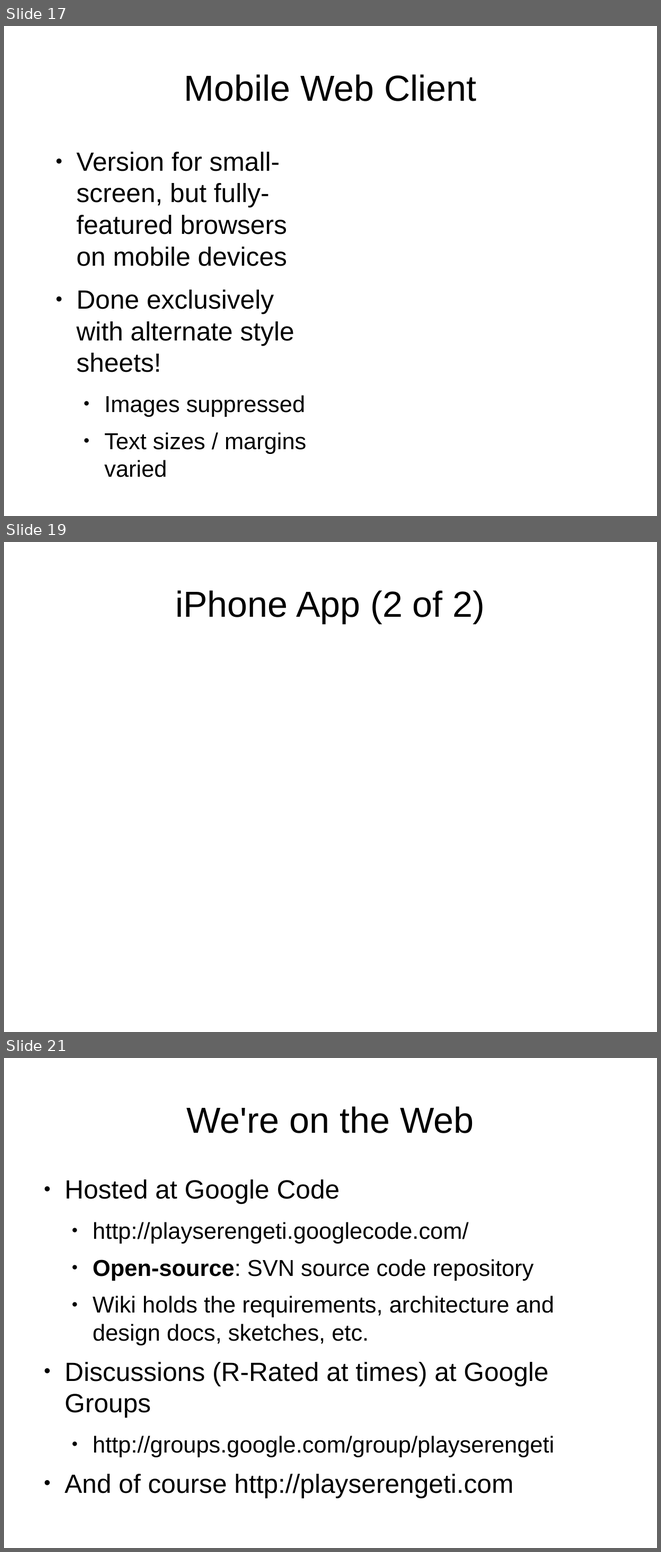
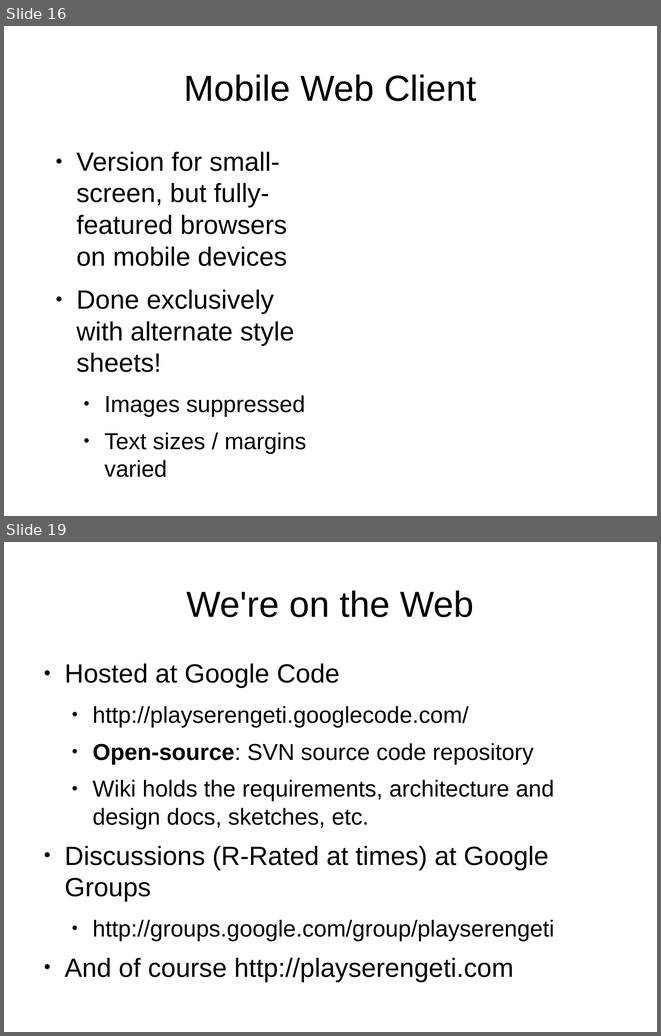
Before and after one commit to lmucs/playserengeti, a slide deck: serengeti/src/site/serengeti.odp. Shown one above the other, each under a label of ours: slides 17, 19 and 21 before the commit, slides 16 and 19 after it; the slides between them are not shown. The pictures are 661x1552 and 661x1036 pixels, drawn with LibreOffice and Linux fonts; fonts in the diff are those of the drawing. Boxes give left, top, right and bottom in pixels: in the first picture for what was removed or moved away, otherwise in the second. Text is boxed around its words. In the diff, an @@ line names an element or a change of style, - is before the commit and + after.

```diff
--- a/serengeti/src/site/serengeti.odp
+++ b/serengeti/src/site/serengeti.odp
@@ slide 19 removed at (4,542,657,1032), background #FFFFFF @@
@@ title removed at (175,590,485,623) @@
-iPhone App (2 of 2)
@@ what was slide 17 is now slide 16 @@
@@ what was slide 21 is now slide 19 @@
```
Also in this commit, not shown: 3 slides changed, 3 slides added, 4 other slides removed.
